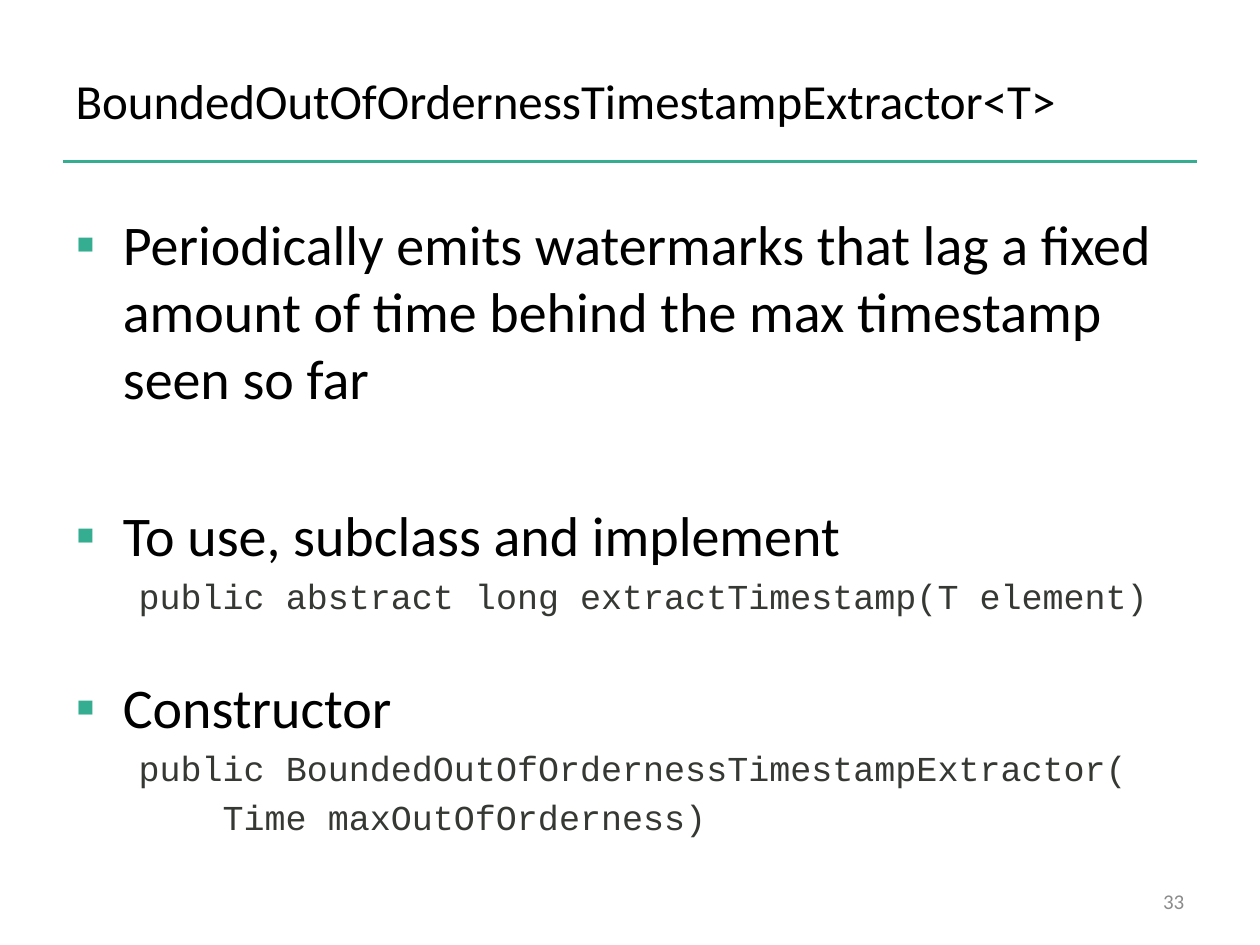
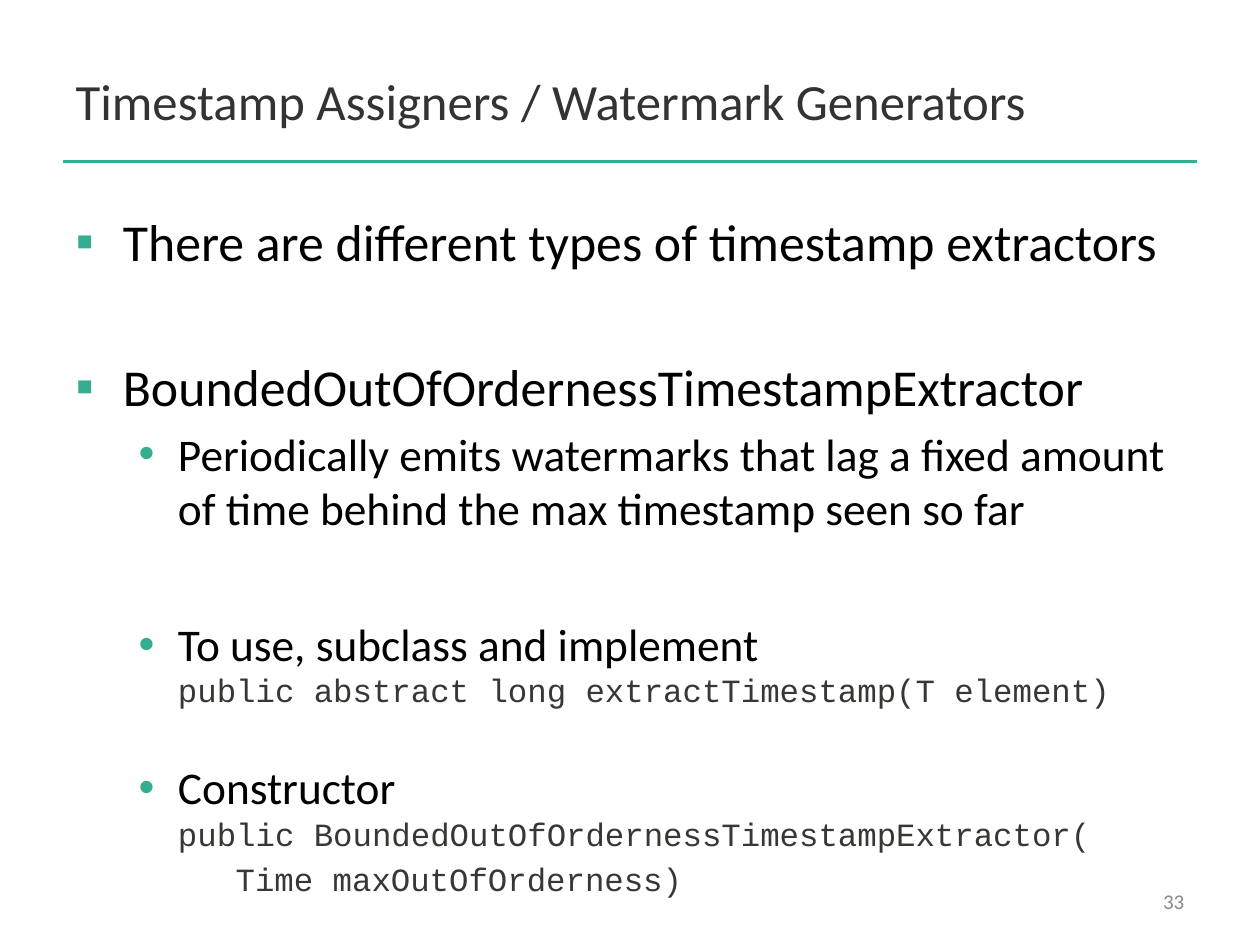
Before and after one commit to dataArtisans/flink-training-web, a slide deck: slide 33 of slides/flink_stream_windows.pptx. Drawn at 1260x945 pixels with LibreOffice and Linux fonts; fonts in the diff are those of the drawing; background and template pictures are left out. Boxes give left, top, right and bottom in pixels: in the first picture for what was removed or moved away, otherwise in the second. Text is boxed around its words. In the diff, an @@ line names an element or a change of style, - is before the commit and + after.

```diff
--- a/slides/flink_stream_windows.pptx
+++ b/slides/flink_stream_windows.pptx
@@ title at (76, 84, 1026, 129): text changed; size 28 to 29 pt; text colour #000000 to #333333 @@
-BoundedOutOfOrdernessTimestampExtractor<T>
+Timestamp Assigners / Watermark Generators
@@ text at (123, 225, 1156, 415): paragraphs added @@
+▪ There are different types of timestamp extractors
+▪ BoundedOutOfOrdernessTimestampExtractor
@@ text at (178, 439, 1164, 533): size 32 to 25.9 pt in "Periodically emits watermarks that lag a fixed ..."; size 20 to 18.5 pt in "Time maxOutOfOrderness)"; bullet ▪ to •; list level 1 to 2 in "Periodically emits watermarks that lag ..." @@
@@ text at (178, 629, 1109, 853): text changed; size 20 to 18.5 pt @@
-▪ To use, subclass and implement
-public abstract long extractTimestamp(T element)
-▪ Constructor
-public BoundedOutOfOrdernessTimestampExtractor(
+  • To use, subclass and implement
+    public abstract long extractTimestamp(T element)
+  • Constructor
+    public BoundedOutOfOrdernessTimestampExtractor(
```
Also in this commit, not shown: 9 other slides changed, 4 other files.
